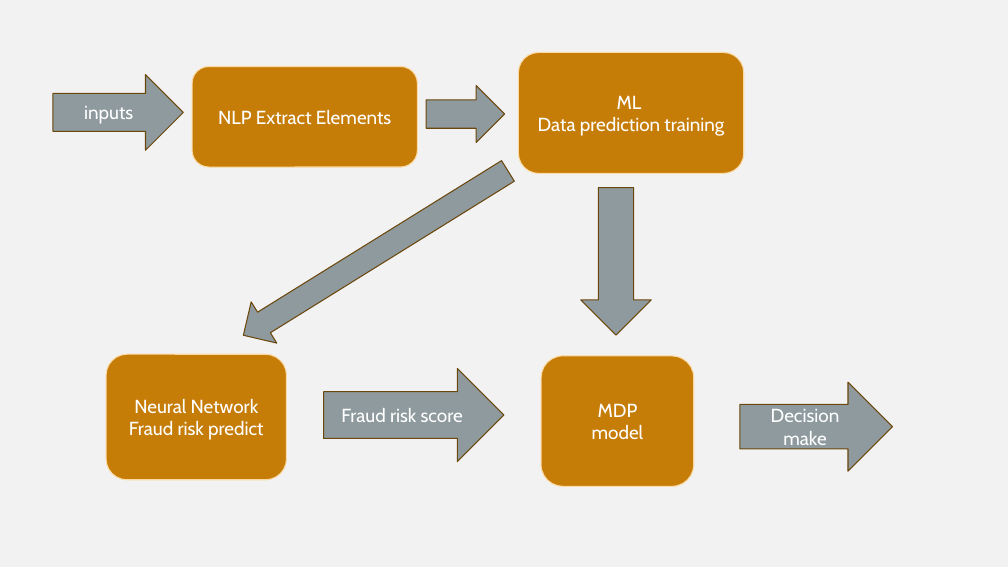
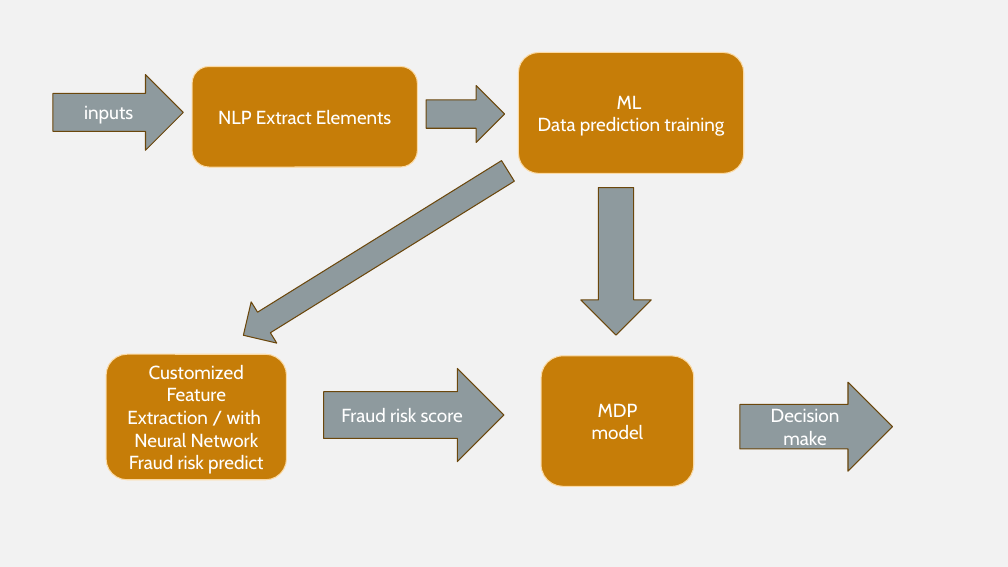
Before and after one commit to ivwangYW/5100CS_Group_Final_Project_Expense-AI, a slide deck: slide 4 of AI Empowered Automated Employee Expense Reimbursement Process.pptx. Drawn at 1008x567 pixels with LibreOffice and Linux fonts; fonts in the diff are those of the drawing. Boxes give left, top, right and bottom in pixels: in the first picture for what was removed or moved away, otherwise in the second. Text is boxed around its words. In the diff, an @@ line names an element or a change of style, - is before the commit and + after.

```diff
--- a/AI Empowered Automated Employee Expense Reimbursement Process.pptx
+++ b/AI Empowered Automated Employee Expense Reimbursement Process.pptx
@@ text in rounded rectangle at (x1=127, y1=364, x2=261, y2=425): paragraph added @@
+Customized Feature Extraction / with
```
Also in this commit, not shown: 7 other slides changed, 3 slides added, 1 slide removed, 3 other files.
